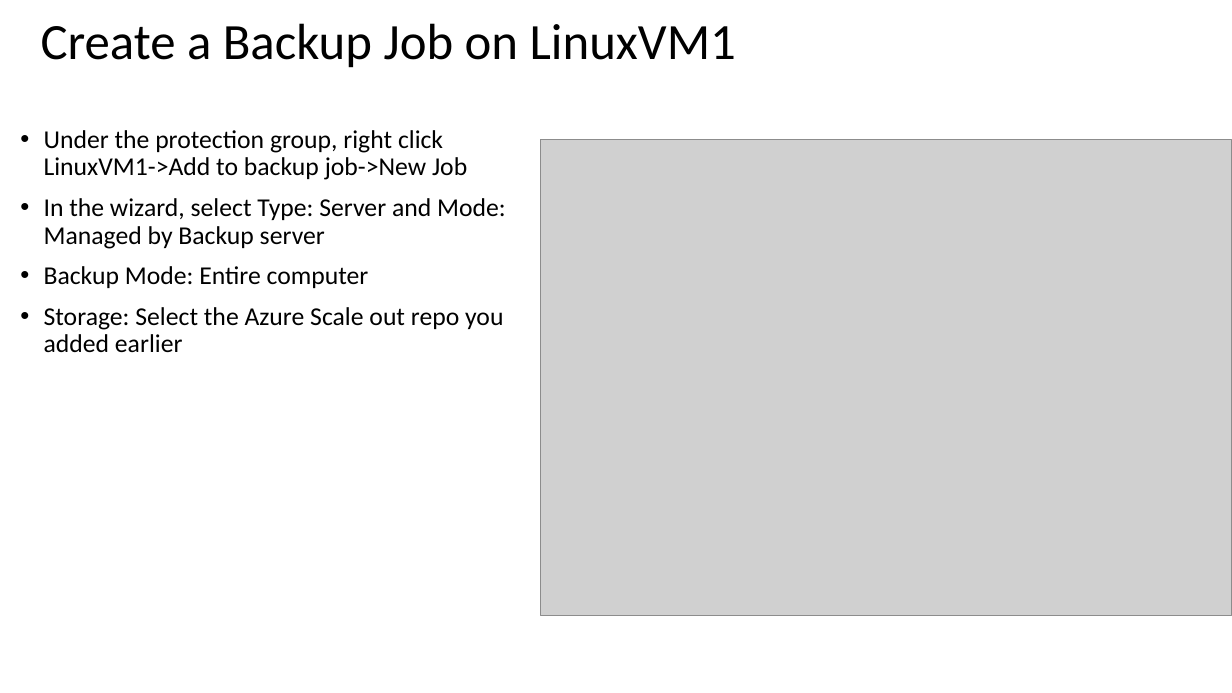
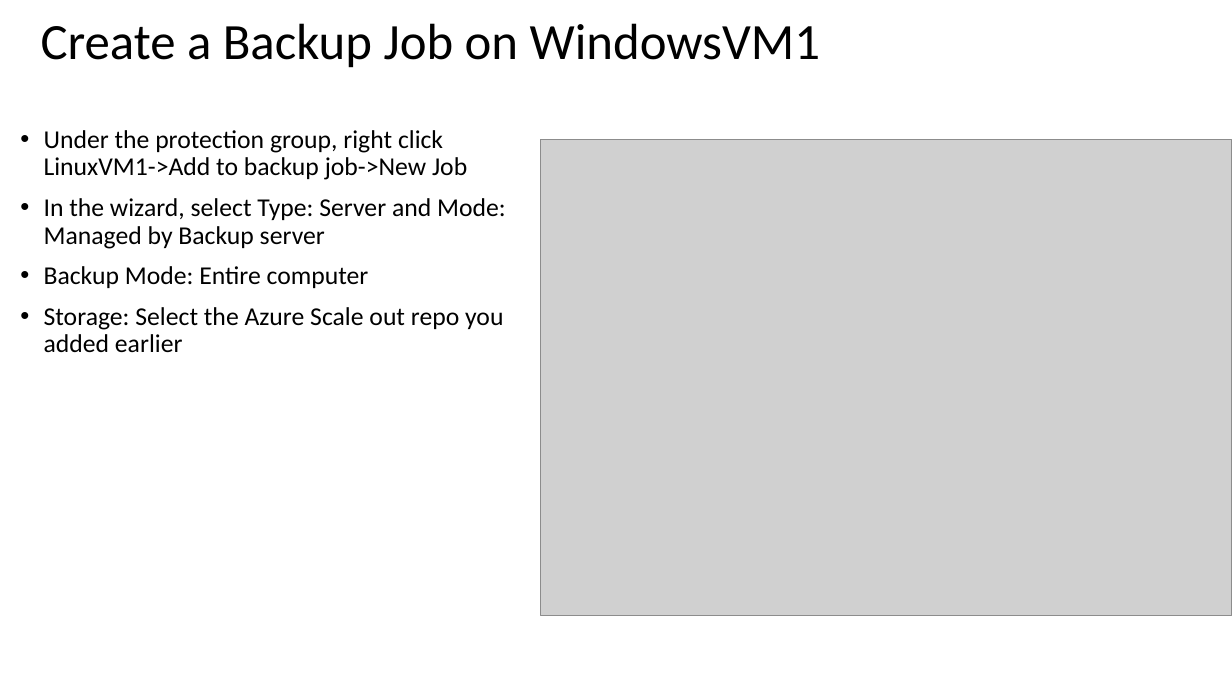
Before and after one commit to dkirby-ms/VeeamOnAzureLab, a slide deck: slide 13 of Veeam Lab Guide.pptx. Drawn at 1232x693 pixels with LibreOffice and Linux fonts; fonts in the diff are those of the drawing; grey boxes stand for pictures. Boxes give left, top, right and bottom in pixels: in the first picture for what was removed or moved away, otherwise in the second. Text is boxed around its words. In the diff, an @@ line names an element or a change of style, - is before the commit and + after.

```diff
--- a/Veeam Lab Guide.pptx
+++ b/Veeam Lab Guide.pptx
@@ title at [41,23,820,68]: text changed @@
-Create a Backup Job on LinuxVM1
+Create a Backup Job on WindowsVM1
```
Also in this commit, not shown: 10 other slides changed, 1 other file.
